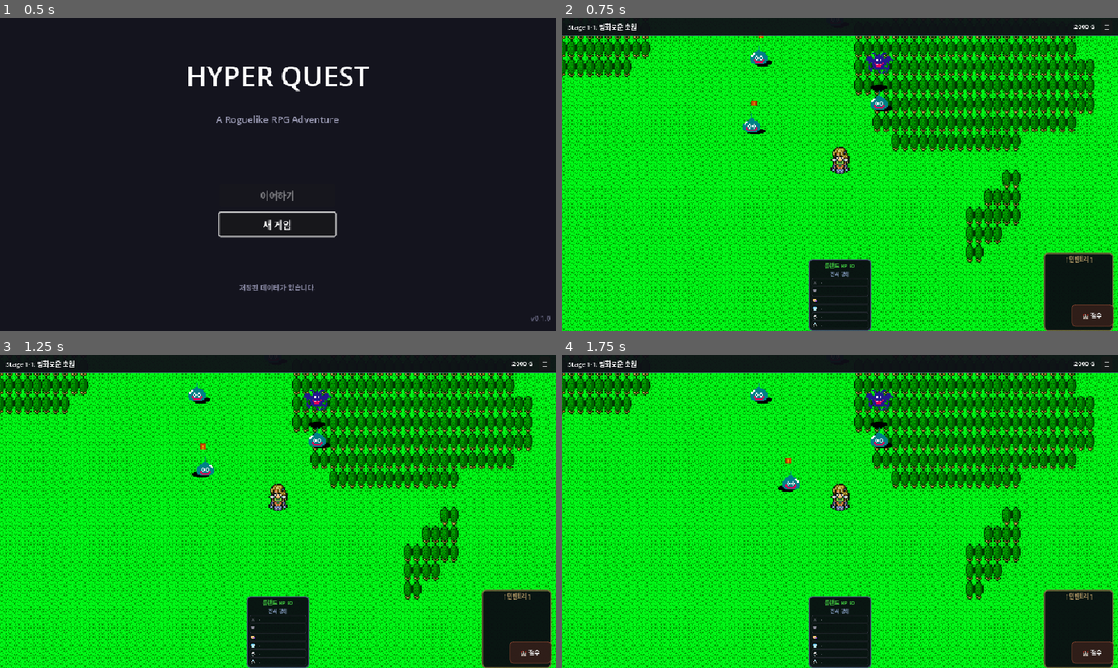
Above: before the commit, frames 1-4 (two rows, left to right).
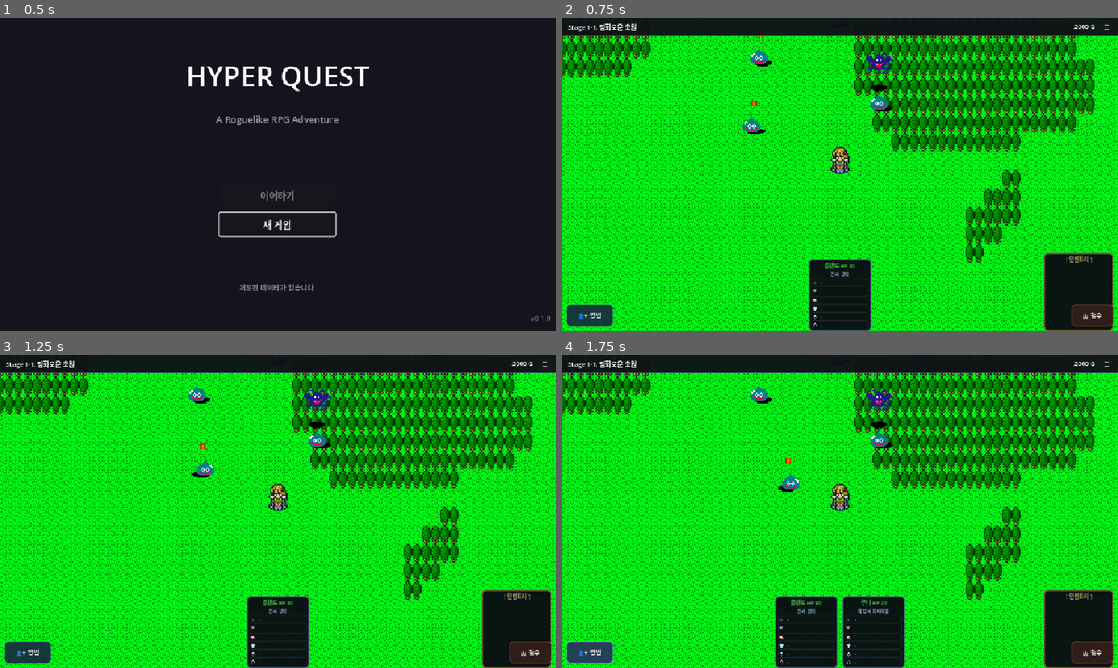
Above: after the commit, the same moments.

Repository: limmmmmmn/Appears-Appears
Game: Godot game, scene res://scenes/main/Main.tscn
Two runs of this game, one before a commit and one after it. Both use one fixed random seed, a clock stepped at 60 frames per second and the inputs below.
Inputs (mouse positions are in pixels of both pictures, inside the frame that each line leads up to):
- Up to frame 1 (0.5 s): no input
- Up to frame 2 (0.75 s): click "새 게임" at 0.5 s
- Up to frame 3 (1.25 s): no input
- Up to frame 4 (1.75 s): click (589, 652) at 1.25 s, where only the run after the commit has a clickable "👤+ 영입"

Frame 1 is identical in both runs. In frame 2, 0.6% of the frame differs, in the area x 0-10%, y 91-99%; in frame 3, 0.6%; in frame 4, 4.0%, in the area x 0-62%, y 77-100%.

Commit message:
필드 좌측 하단에 테스트용 영입 버튼 추가
랜덤 동료 1명 영입 (최대 4명까지). 파티에 없는 영웅 중 랜덤 선택.

https://claude.ai/code/session_01Ns7cN995J31fYEnLWUuFzS

Diff:
--- a/scripts/ui/field/FieldHUD.gd
+++ b/scripts/ui/field/FieldHUD.gd
@@ -71,6 +71,7 @@
 	_init_party_cards()
 	_init_retreat_button()
 	_init_pause_menu()
+	_init_recruit_button()
 	_init_popups()
 	_connect_signals()
 	update_all()
@@ -144,6 +145,66 @@
 	if BattleManager:
 		BattleManager.close_all_battles()
 	GameManager.go_to_den()
+
+
+func _init_recruit_button() -> void:
+	## 좌측 하단 테스트용 영입 버튼
+	var ctrl := get_node_or_null("Control")
+	if not ctrl:
+		return
+
+	var btn := Button.new()
+	btn.text = "👤+ 영입"
+	btn.custom_minimum_size = Vector2(70, 36)
+	btn.add_theme_font_size_override("font_size", STYLE.font_normal)
+
+	var style := _make_flat_style(Color(0.1, 0.15, 0.25, 0.9), Color(0.3, 0.4, 0.6, 0.8), STYLE.corner_radius, 1)
+	style.content_margin_left = 10
+	style.content_margin_right = 10
+	style.content_margin_top = 6
+	style.content_margin_bottom = 6
+	btn.add_theme_stylebox_override("normal", style)
+
+	var hover := style.duplicate()
+	hover.bg_color = Color(0.15, 0.22, 0.35, 0.95)
+	hover.border_color = Color(0.5, 0.6, 0.9)
+	btn.add_theme_stylebox_override("hover", hover)
+
+	btn.set_anchors_preset(Control.PRESET_BOTTOM_LEFT)
+	btn.offset_left = 8
+	btn.offset_top = -46
+	btn.offset_right = 88
+	btn.offset_bottom = -8
+	btn.pressed.connect(_on_recruit_pressed)
+	ctrl.add_child(btn)
+
+
+func _on_recruit_pressed() -> void:
+	## 테스트: 랜덤 동료 영입 (최대 4명)
+	if not PartyManager:
+		return
+	var party: Array = PartyManager.get_party()
+	if party.size() >= 4:
+		return
+
+	var party_ids: Array = []
+	for hero in party:
+		if hero:
+			party_ids.append(hero.id)
+
+	var all_heroes: Array = DataManager.get_all_hero_ids()
+	var available: Array = []
+	for hero_id in all_heroes:
+		if hero_id not in party_ids:
+			available.append(hero_id)
+
+	if available.is_empty():
+		return
+
+	var random_id: String = available[randi() % available.size()]
+	if PartyManager.add_hero_by_id(random_id):
+		if bottom_party_cards:
+			bottom_party_cards.update_display()
 
 
 func _init_pause_menu() -> void:
